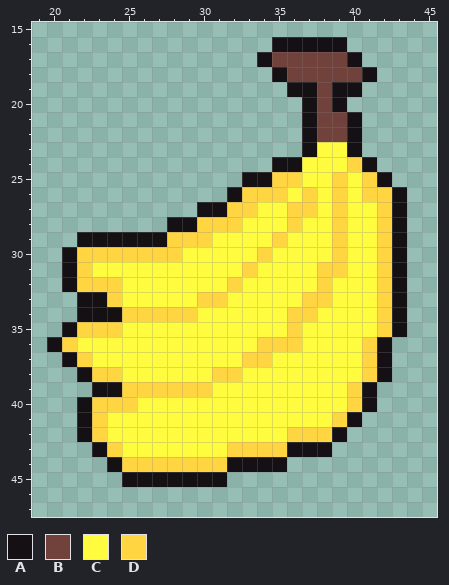
Two states of a pixel-art file, Nature/banana.aseprite. That is the earlier state.
64x64 pixels, 1 frame. Shown: x 19..45, y 15..47.
Palette (. is transparent): A #141013  B #71413b  C #fffc40  D #ffd541
Pixels before, first column x 20:
16 ...............AAAAA....
17 ..............ABBBBBA...
18 ...............ABBBBBA..
19 ................AABAA...
20 .................ABA....
21 .................ABBA...
22 .................ABBA...
23 .................ACCA...
24 ...............AACCCDA..
25 .............AADDCCDCDA.
26 ............ADDDCDCDCDDA
27 ..........AADDCCDDCDCCDA
28 ........AADDDCCCDCCDCCDA
29 ..AAAAAADDDCCCCDCCCDCCDA
30 .ADDDDDDDCCCCCDCCCCDCCDA
31 .ADCCCCCCCCCCDCCCCDDCCDA
32 .ADDDCCCCCCCDCCCCCDCCCDA
33 ..AADCCCCCDDCCCCCDDCCCDA
34 ..AAADDDDDCCCCCCDDCCCCDA
35 .ADDDCCCCCCCCCCCDCCCCCDA
36 ADCCCCCCCCCCCCDDDCCCCDA.
37 .ADCCCCCCCCCCDDCCCCCCDA.
38 ..ADDCCCCCCDDCCCCCCCCDA.
39 ...AADDDDDDCCCCCCCCCDA..
40 ..ADDDCCCCCCCCCCCCCCDA..
41 ..ADCCCCCCCCCCCCCCCDA...
42 ..ADCCCCCCCCCCCCDDDA....
43 ...ADCCCCCCCDDDDAAA.....
44 ....ADDDDDDDAAAA........
45 .....AAAAAAA............
The same view after the edit:
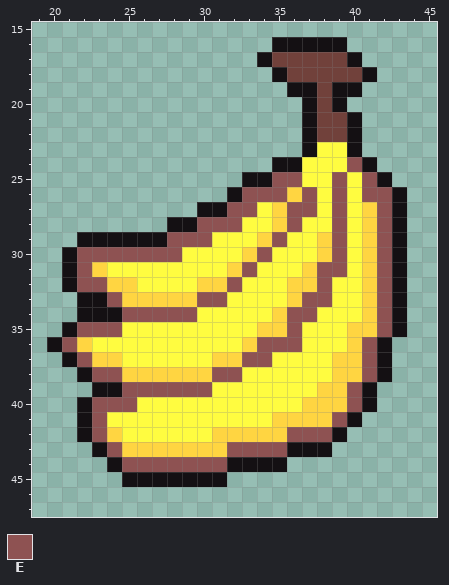
Colours new in this view: E #8e5252
Change:
Changed rows in their new state; - is an unchanged pixel.
first column x 21:
24 -------------------E--
25 --------------EE--E-E-
26 ------------EEEDE-E-EE
27 -----------EE-DEE-E-DE
28 ---------EEE--DE--E-DE
29 -------EEE---DE--DE-DE
30 -EEEEEEE----DE---DE-DE
31 -ED--------DE---DEE-DE
32 -EE-D----DDE---DDE--DE
33 ---EDDDDDEE----DEE--DE
34 ----EEEEE-----DEE---DE
35 -EEE---------DDE---DDE
36 ED----------DEEE---DE-
37 -EDD------DDEE----DDE-
38 --EEDDDDDDEE------DDE-
39 ----EEEEEE-------DDE--
40 --EEE-----------DDDE--
41 --E-----------DDDDE---
42 --ED------DDDDDEEE----
43 ---EDDDDDDDEEEE-------
44 ----EEEEEEE-----------
Boxes around the changes in both pictures, in picture pixels (x1, y1, x2, y2):
changed: (62, 157, 392, 472)
